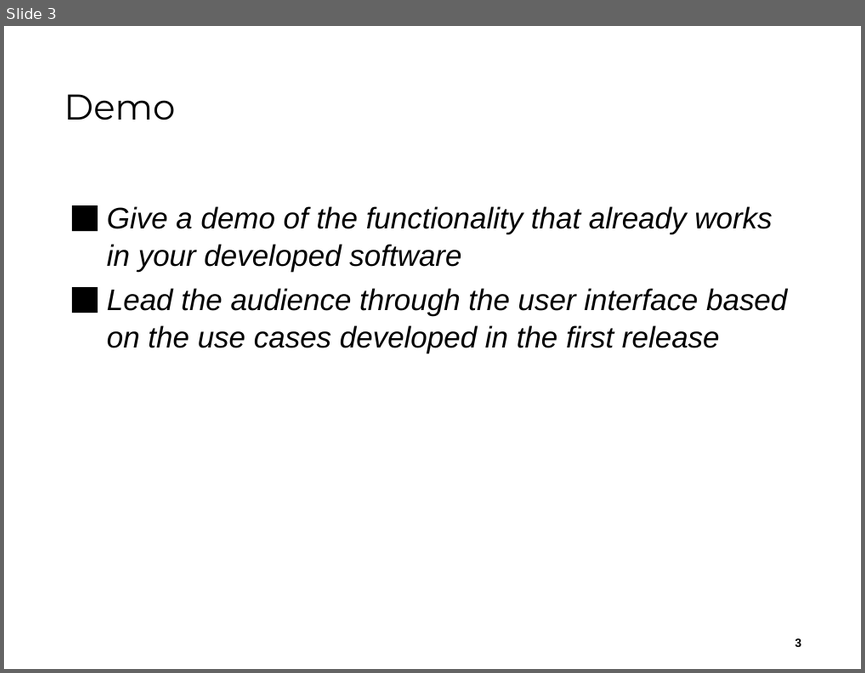
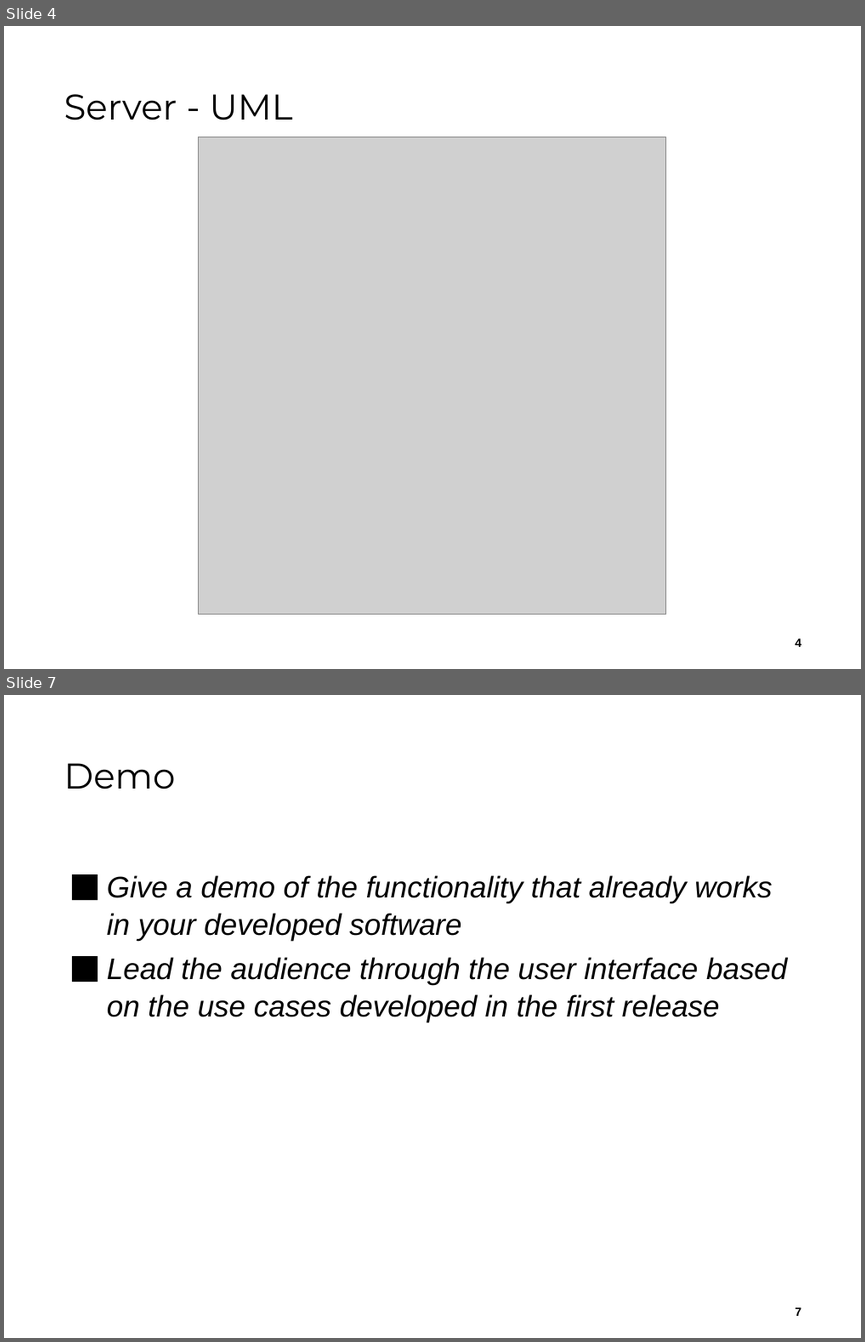
Before and after one commit to jku-win-se/teaching.ws22.prse.smartroom.Team2, a slide deck: documentation/presentations/PRSE_SS22-Team2_Sprint_2_Presentation.pptx. Shown one above the other, each under a label of ours: slide 3 before the commit, slides 4 and 7 after it; the slides between them are not shown. The pictures are 865x673 and 865x1342 pixels, drawn with LibreOffice and Linux fonts; fonts in the diff are those of the drawing; grey boxes stand for pictures; background and template pictures are left out. Boxes give left, top, right and bottom in pixels: in the first picture for what was removed or moved away, otherwise in the second. Text is boxed around its words. In the diff, an @@ line names an element or a change of style, - is before the commit and + after.

```diff
--- a/documentation/presentations/PRSE_SS22-Team2_Sprint_2_Presentation.pptx
+++ b/documentation/presentations/PRSE_SS22-Team2_Sprint_2_Presentation.pptx
@@ slide 4 added at <box>4,26,861,669</box>, background #FFFFFF @@
@@ title added at <box>64,94,293,120</box>, 30 pt, text #000000 @@
+Server - UML
@@ picture added at <box>199,137,666,613</box> @@
@@ page number added at <box>794,638,801,646</box>, 10 pt, text #000000, bold @@
+4
@@ what was slide 3 is now slide 7 @@
@@ page number at <box>794,1307,801,1315</box>: text changed @@
-3
+7
```
Also in this commit, not shown: 1 slide changed, 4 other slides added, 1 slide removed.
